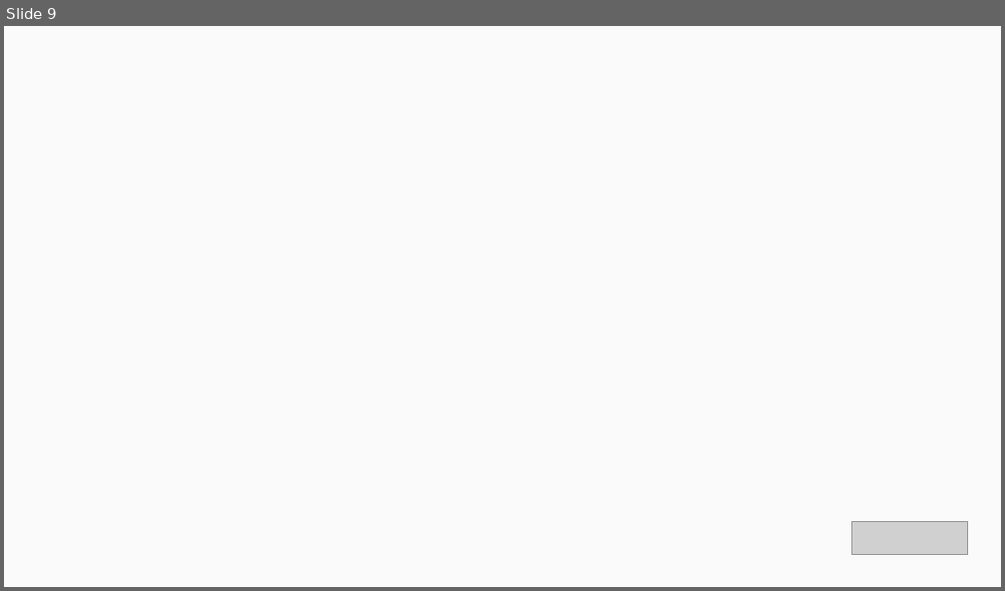
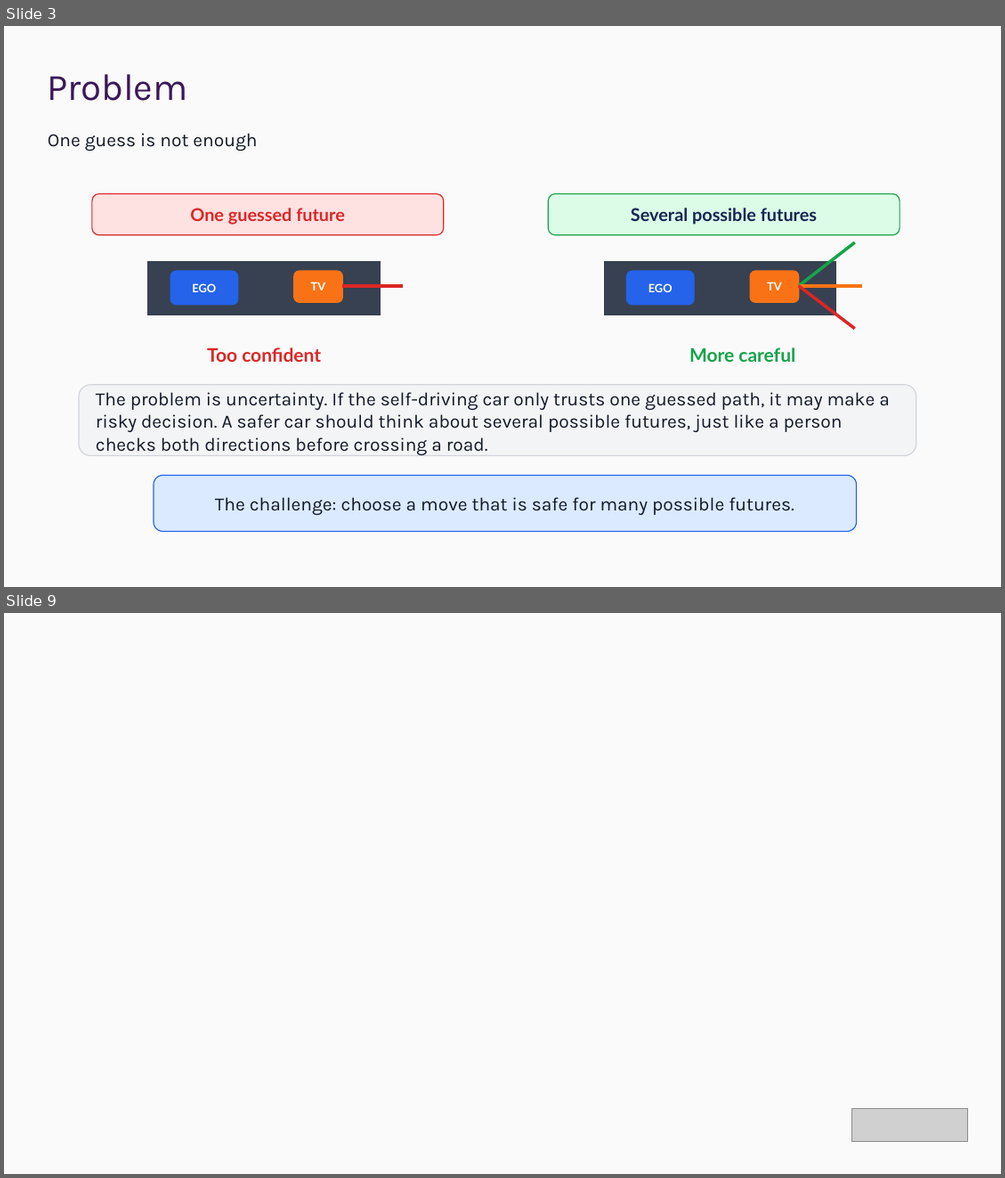
Before and after one commit to ChrisXiejq/Research-Project-IMLS, a slide deck: docs/presentation/ELEC0054 - Presentation template.pptx. Shown one above the other, each under a label of ours: slide 9 before the commit, slides 3 and 9 after it; the slides between them are not shown. The pictures are 1005x591 and 1005x1178 pixels, drawn with LibreOffice and Linux fonts; fonts in the diff are those of the drawing; grey boxes stand for pictures; background and template pictures are left out. Boxes give left, top, right and bottom in pixels: in the first picture for what was removed or moved away, otherwise in the second. Text is boxed around its words. In the diff, an @@ line names an element or a change of style, - is before the commit and + after.

Commit message:
feat: add ppt

```diff
--- a/docs/presentation/ELEC0054 - Presentation template.pptx
+++ b/docs/presentation/ELEC0054 - Presentation template.pptx
@@ slide 3 added at box(4, 26, 1001, 587), background #FAFAFA @@
@@ title added at box(47, 74, 188, 101), 36 pt, text #3A1857 @@
+Problem
@@ text added at box(48, 133, 257, 151), 18 pt, text #111827 @@
+One guess is not enough
@@ rounded rectangle added at box(92, 193, 444, 234), fill #FEE2E2, outline #DC2626 1 pt, 17 pt, text #DC2626, bold @@
+One guessed future
@@ rounded rectangle added at box(549, 193, 900, 234), fill #DCFCE7, outline #16A34A 1 pt, 17 pt, text #172554, bold @@
+Several possible futures
@@ rectangle added at box(148, 261, 380, 314), fill #374151, outline #374151 1 pt @@
@@ rectangle added at box(605, 261, 836, 314), fill #374151, outline #374151 1 pt @@
@@ line added from (799, 286) to (855, 242), #16A34A 3 pt @@
@@ rounded rectangle added at box(170, 271, 238, 305), fill #2563EB, outline #2563EB 1 pt, 11 pt, text #FFFFFF, bold @@
+EGO
@@ rounded rectangle added at box(294, 271, 343, 302), fill #F97316, outline #F97316 1 pt, 11 pt, text #FFFFFF, bold @@
+TV
@@ line added from (343, 286) to (403, 286), #DC2626 3 pt @@
@@ rounded rectangle added at box(627, 271, 695, 305), fill #2563EB, outline #2563EB 1 pt, 11 pt, text #FFFFFF, bold @@
+EGO
@@ rounded rectangle added at box(751, 271, 799, 302), fill #F97316, outline #F97316 1 pt, 11 pt, text #FFFFFF, bold @@
+TV
@@ line added from (799, 286) to (863, 286), #F97316 3 pt @@
@@ line added from (799, 286) to (855, 328), #DC2626 3 pt @@
@@ text added at box(207, 347, 321, 362), 18 pt, text #DC2626, bold @@
+Too confident
@@ text added at box(689, 347, 795, 362), 18 pt, text #16A34A, bold @@
+More careful
@@ rounded rectangle added at box(79, 384, 916, 455), fill #F3F4F6, outline #D1D5DB 1 pt, 18 pt, text #111827 @@
+The problem is uncertainty. If the self-driving car only trusts one guessed path, it may make a risky decision. A safer car should think about several possible futures, just like a person checks both directions before crossing a road.
@@ rounded rectangle added at box(154, 475, 857, 532), fill #DBEAFE, outline #2563EB 1 pt, 18 pt, text #111827 @@
+The challenge: choose a move that is safe for many possible futures.
```
Also in this commit, not shown: 5 slides changed, 2 other slides added, 3 slides removed, 16 other files.
